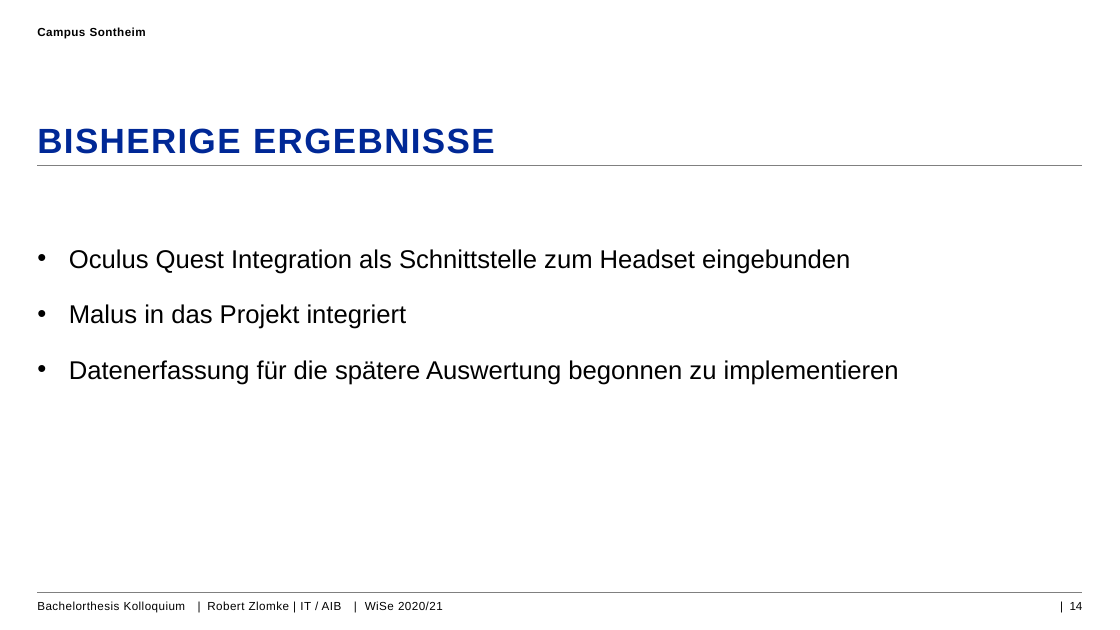
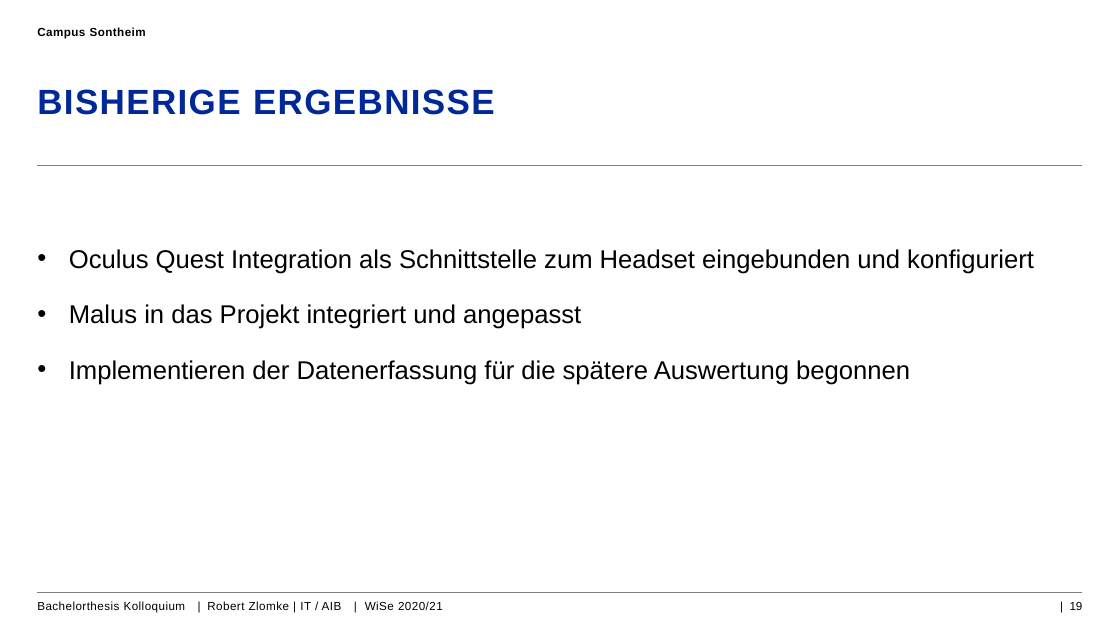
Before and after one commit to RobZlo/Studium, a slide deck: slide 19 of Kolloquium_Präsentation_RobertZlomle.pptx (slide 14 before the commit). Drawn at 1120x630 pixels with LibreOffice and Linux fonts; fonts in the diff are those of the drawing; background and template pictures are left out. Boxes give left, top, right and bottom in pixels: in the first picture for what was removed or moved away, otherwise in the second. Text is boxed around its words. In the diff, an @@ line names an element or a change of style, - is before the commit and + after.

```diff
--- a/Kolloquium_Präsentation_RobertZlomle.pptx
+++ b/Kolloquium_Präsentation_RobertZlomle.pptx
@@ title "BISHERIGE ERGEBNISSE": place and size @@
-title "BISHERIGE ERGEBNISSE" at box(37, 128, 495, 154)
+title "BISHERIGE ERGEBNISSE" at box(37, 89, 495, 115)
@@ text at box(69, 249, 1034, 385): text changed @@
-• Oculus Quest Integration als Schnittstelle zum Headset eingebunden
-• Malus in das Projekt integriert
-• Datenerfassung für die spätere Auswertung begonnen zu implementieren
+• Oculus Quest Integration als Schnittstelle zum Headset eingebunden und konfiguriert
+• Malus in das Projekt integriert und angepasst
+• Implementieren der Datenerfassung für die spätere Auswertung begonnen
@@ page number at box(1070, 602, 1083, 610): text changed @@
-| 14
+| 19
```
Also in this commit, not shown: 7 other slides changed, 5 slides added, 3 other files.
